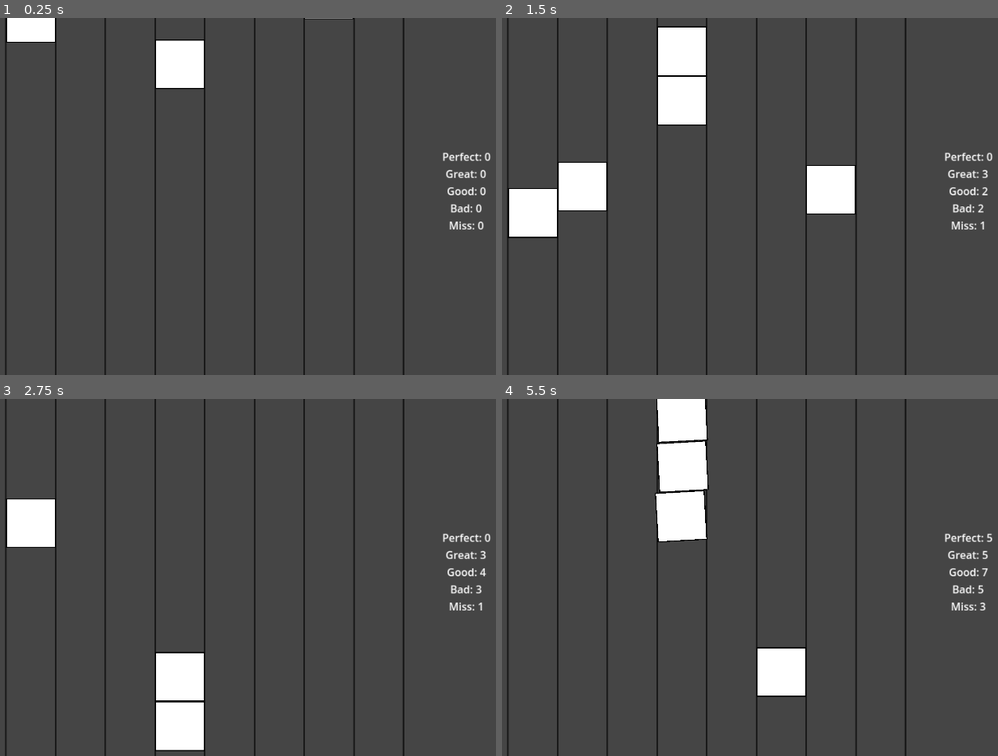
Above: before the commit, frames 1-4 (two rows, left to right).
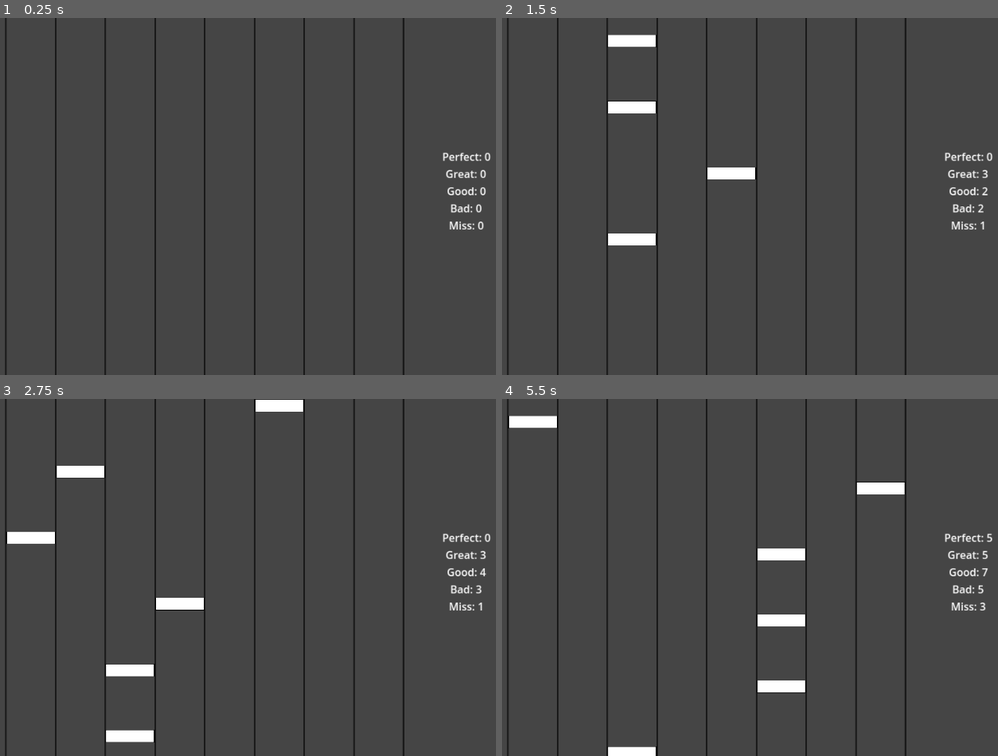
Above: after the commit, the same moments.

Repository: jareeeeeeeeeeeeeee/rhythm-game
Game: Godot game, scene res://node_2d.tscn
Two runs of this game, one before a commit and one after it. Both use one fixed random seed, a clock stepped at 60 frames per second and the inputs below.
Inputs:
- Up to frame 1 (0.25 s): no input
- Up to frame 2 (1.5 s): hold D 0.53-1.28 s; hold F 0.53-1.28 s; hold S from 1.28 s (still down); tap G at 1.35 s
- Up to frame 3 (2.75 s): release S at 2.03 s; hold D from 2.03 s (still down); hold F from 2.03 s (still down)
- Up to frame 4 (5.5 s): release F at 2.78 s; tap G at 2.85, 4.35 s; release D at 3.53 s; hold F 3.53-4.28 s; hold A 3.53-5.03 s; hold S from 5.03 s (still down); hold F from 5.03 s (still down)

The runs differ from the first frame. In frame 1, 2.1% of the frame differs, in the area x 1-72%, y 0-20%; in frame 2, 8.3%, in the area x 1-72%, y 2-64%; in frame 3, 5.5%; in frame 4, 6.6%.

Commit message:
notes done?
still need to fix lanes

Diff:
--- a/Note.tscn
+++ b/Note.tscn
@@ -1,25 +1,17 @@
-[gd_scene load_steps=4 format=3 uid="uid://bbhciduwoai38"]
+[gd_scene load_steps=3 format=3 uid="uid://bbhciduwoai38"]
 
 [ext_resource type="Script" uid="uid://bjsq13et8esio" path="res://note.gd" id="1_pmjlu"]
 [ext_resource type="Texture2D" uid="uid://d3ku85v5e3ldc" path="res://Note.png" id="2_pmjlu"]
 
-[sub_resource type="RectangleShape2D" id="RectangleShape2D_ewwnu"]
-size = Vector2(64, 64)
-
-[node name="Note" type="RigidBody2D"]
-position = Vector2(884, 216)
-gravity_scale = 0.0
+[node name="Note" type="Sprite2D"]
+position = Vector2(885, 219)
 script = ExtResource("1_pmjlu")
 
 [node name="Sprite2D" type="Sprite2D" parent="."]
 modulate = Color(0, 0, 0, 1)
-scale = Vector2(2.344, 2.344)
+scale = Vector2(2.344, 0.586)
 texture = ExtResource("2_pmjlu")
 
-[node name="CollisionShape2D" type="CollisionShape2D" parent="."]
-scale = Vector2(2.344, 2.344)
-shape = SubResource("RectangleShape2D_ewwnu")
-
 [node name="Sprite2D2" type="Sprite2D" parent="."]
-scale = Vector2(2.25, 2.25)
+scale = Vector2(2.25, 0.563)
 texture = ExtResource("2_pmjlu")
--- a/node_2d.gd
+++ b/node_2d.gd
@@ -1,13 +1,13 @@
 extends Node2D
 
-var timer = 60
+var timer = 20
 
 var note_preload = preload("Note.tscn")
 
 func _process(_delta: float):
 	timer -= 1
 	if timer == 0:
-		timer = 60
+		timer = 20
 		var note = note_preload.instantiate()
 
 		add_child(note)
--- a/node_2d.tscn
+++ b/node_2d.tscn
@@ -1,22 +1,9 @@
-[gd_scene load_steps=4 format=3 uid="uid://rnlkyejy4c04"]
+[gd_scene load_steps=3 format=3 uid="uid://rnlkyejy4c04"]
 
 [ext_resource type="PackedScene" uid="uid://ccg1j817nug8u" path="res://Background.tscn" id="1_0e48y"]
 [ext_resource type="Script" uid="uid://dm3yuce6iwsnb" path="res://node_2d.gd" id="1_epypp"]
-[ext_resource type="PackedScene" uid="uid://bbhciduwoai38" path="res://Note.tscn" id="1_wtcfe"]
 
 [node name="Node2D" type="Node2D"]
 script = ExtResource("1_epypp")
 
 [node name="Background" parent="." instance=ExtResource("1_0e48y")]
-
-[node name="Note" parent="." instance=ExtResource("1_wtcfe")]
-position = Vector2(565, -100)
-
-[node name="Note2" parent="." instance=ExtResource("1_wtcfe")]
-position = Vector2(415, -20)
-
-[node name="Note3" parent="." instance=ExtResource("1_wtcfe")]
-position = Vector2(865, 120)
-
-[node name="Note4" parent="." instance=ExtResource("1_wtcfe")]
-position = Vector2(1315, -91)
--- a/note.gd
+++ b/note.gd
@@ -1,10 +1,11 @@
-extends RigidBody2D
+extends Sprite2D
 
 @export_range(1,100)
 var speed = 10
 
 func _init():
 	self.position.x = 415 + randi_range(0,7) * 150
+	self.position.y = -30
 
 func _process(delta: float):
 	self.position.y += speed
